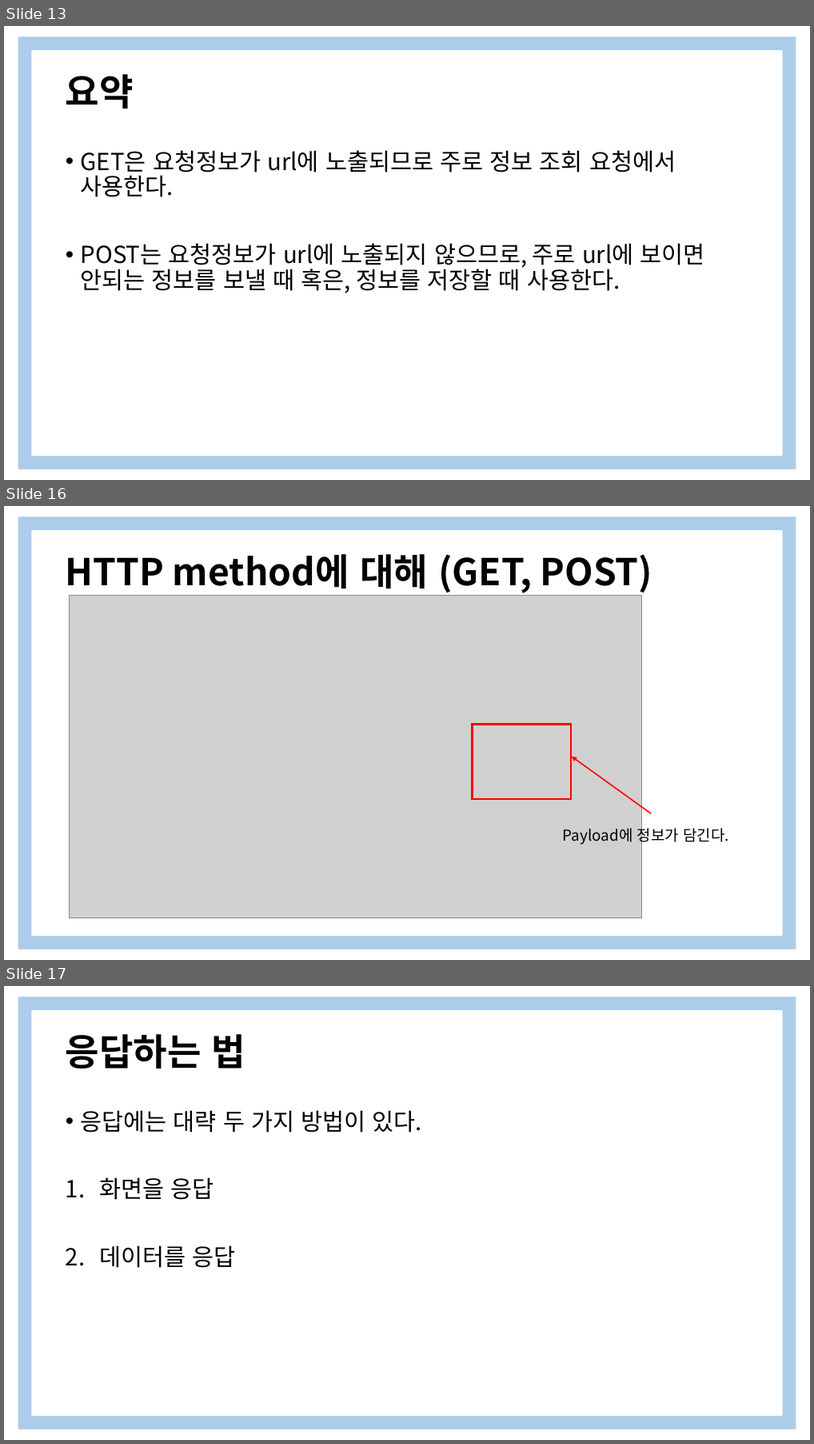
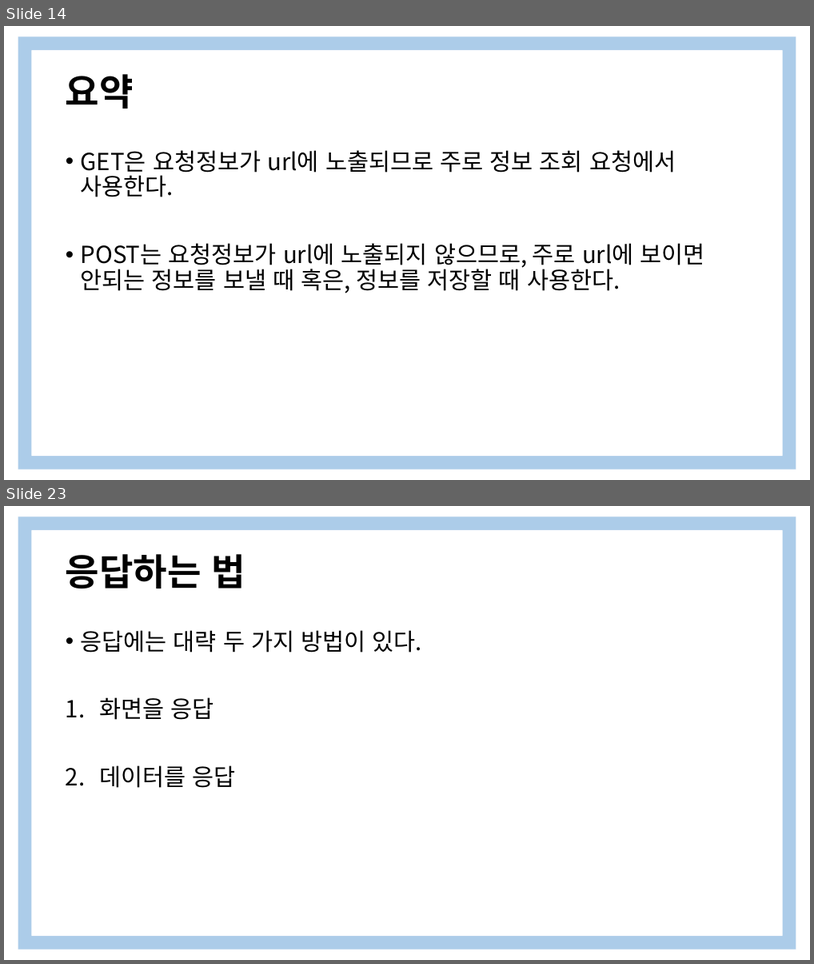
Before and after one commit to yooooonshine/django_seminar, a slide deck: 2주차/Django 특강 2Weeks.pptx. Shown one above the other, each under a label of ours: slides 13, 16 and 17 before the commit, slides 14 and 23 after it; the slides between them are not shown. The pictures are 814x1444 and 814x964 pixels, drawn with LibreOffice and Linux fonts; fonts in the diff are those of the drawing; grey boxes stand for pictures. Boxes give left, top, right and bottom in pixels: in the first picture for what was removed or moved away, otherwise in the second. Text is boxed around its words. In the diff, an @@ line names an element or a change of style, - is before the commit and + after.

```diff
--- a/2주차/Django 특강 2Weeks.pptx
+++ b/2주차/Django 특강 2Weeks.pptx
@@ slide 16 removed at (4, 506, 810, 960), background #FFFFFF; not listed: 1 template element that a slide beside it also shows @@
@@ title removed at (66, 554, 654, 593) @@
-HTTP method에 대해 (GET, POST)
@@ picture removed at (69, 595, 642, 917) @@
@@ rectangle removed at (472, 724, 571, 798) @@
@@ arrow removed from (651, 813) to (572, 756) @@
@@ text removed at (563, 825, 729, 845) @@
-Payload에 정보가 담긴다.
@@ what was slide 13 is now slide 14 @@
@@ what was slide 17 is now slide 23 @@
```
Also in this commit, not shown: 5 slides changed, 11 slides added, 3 other slides removed.
